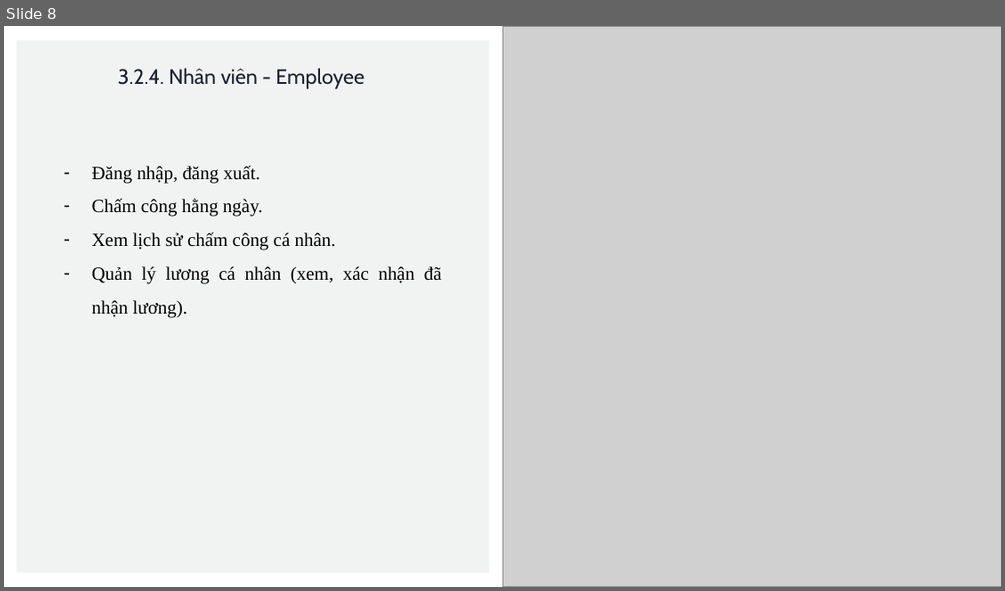
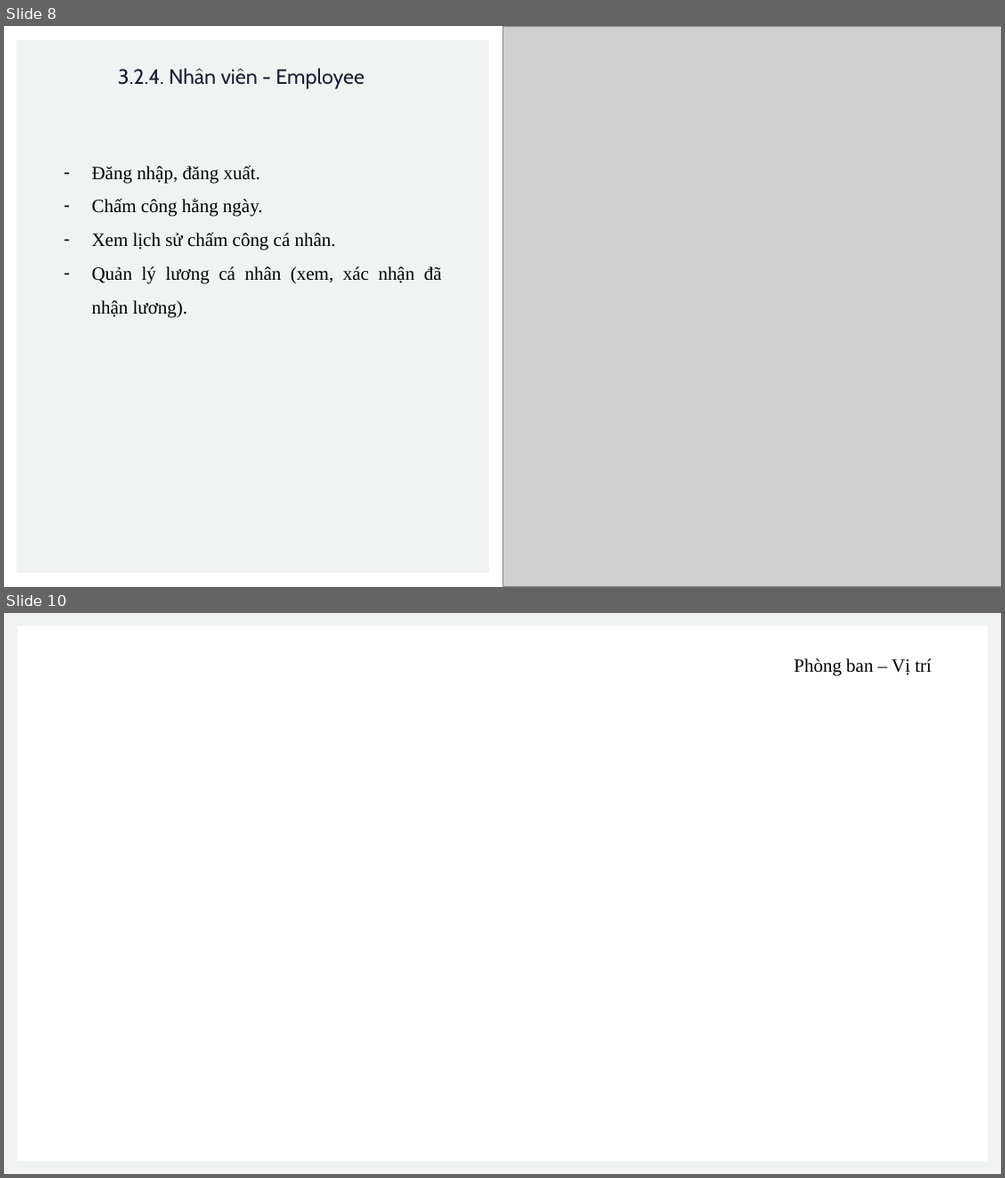
Before and after one commit to hydra029/laravel_web, a slide deck: documents/Đồ án Website Laravel.pptx. Shown one above the other, each under a label of ours: slide 8 before the commit, slides 8 and 10 after it; the slides between them are not shown. The pictures are 1005x591 and 1005x1178 pixels, drawn with LibreOffice and Linux fonts; fonts in the diff are those of the drawing; grey boxes stand for pictures; background and template pictures are left out. Boxes give left, top, right and bottom in pixels: in the first picture for what was removed or moved away, otherwise in the second. Text is boxed around its words. In the diff, an @@ line names an element or a change of style, - is before the commit and + after.

```diff
--- a/documents/Đồ án Website Laravel.pptx
+++ b/documents/Đồ án Website Laravel.pptx
@@ slide 10 added at (4, 613, 1001, 1174), background picture (left out) @@
@@ freeform shape added at (4, 613, 1001, 1174), fill #F0F3F1 @@
@@ text added at (793, 658, 931, 675), 18 pt, text #000000 @@
+Phòng ban – Vị trí
```
Also in this commit, not shown: 2 slides changed, 2 other slides added, 12 other files.
